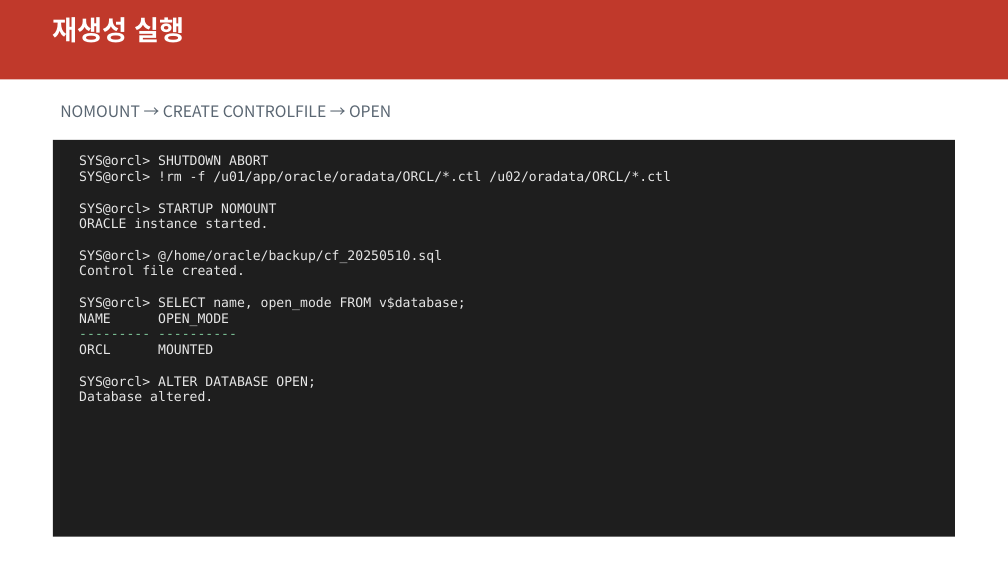
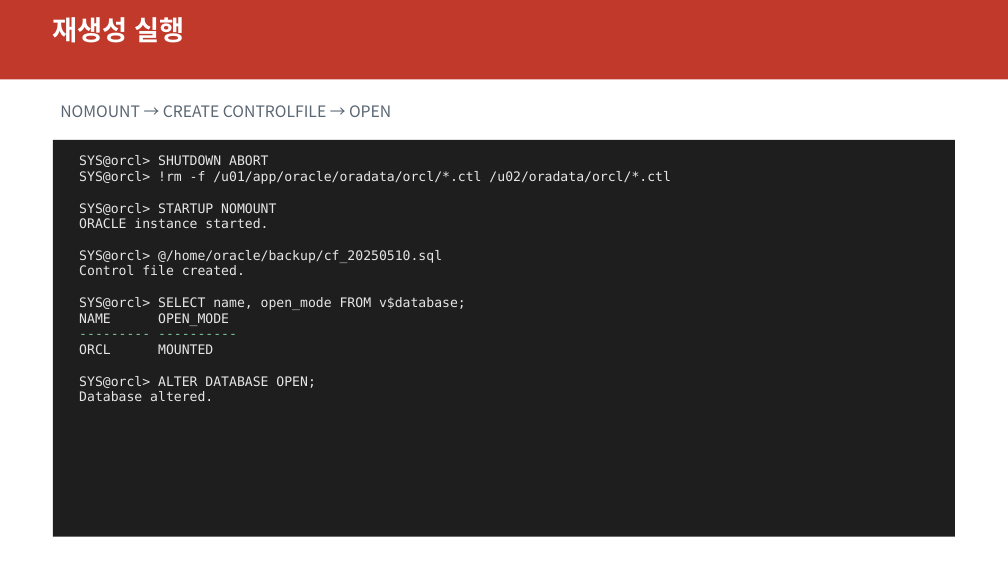
Before and after one commit to elpisk/OracleManual, a slide deck: slide 27 of BACKUP&RECOVERY/06장/06장_NOARCHIVELOG_복구_컨트롤파일_장애.pptx. Drawn at 1008x567 pixels with LibreOffice and Linux fonts; fonts in the diff are those of the drawing. Boxes give left, top, right and bottom in pixels: in the first picture for what was removed or moved away, otherwise in the second. Text is boxed around its words. In the diff, an @@ line names an element or a change of style, - is before the commit and + after.

```diff
--- a/BACKUP&RECOVERY/06장/06장_NOARCHIVELOG_복구_컨트롤파일_장애.pptx
+++ b/BACKUP&RECOVERY/06장/06장_NOARCHIVELOG_복구_컨트롤파일_장애.pptx
@@ text at (x1=79, y1=171, x2=670, y2=184): text changed @@
-SYS@orcl> !rm -f /u01/app/oracle/oradata/ORCL/*.ctl /u02/oradata/ORCL/*.ctl
+SYS@orcl> !rm -f /u01/app/oracle/oradata/orcl/*.ctl /u02/oradata/orcl/*.ctl
```
Also in this commit, not shown: 6 other slides changed, 55 other files.
